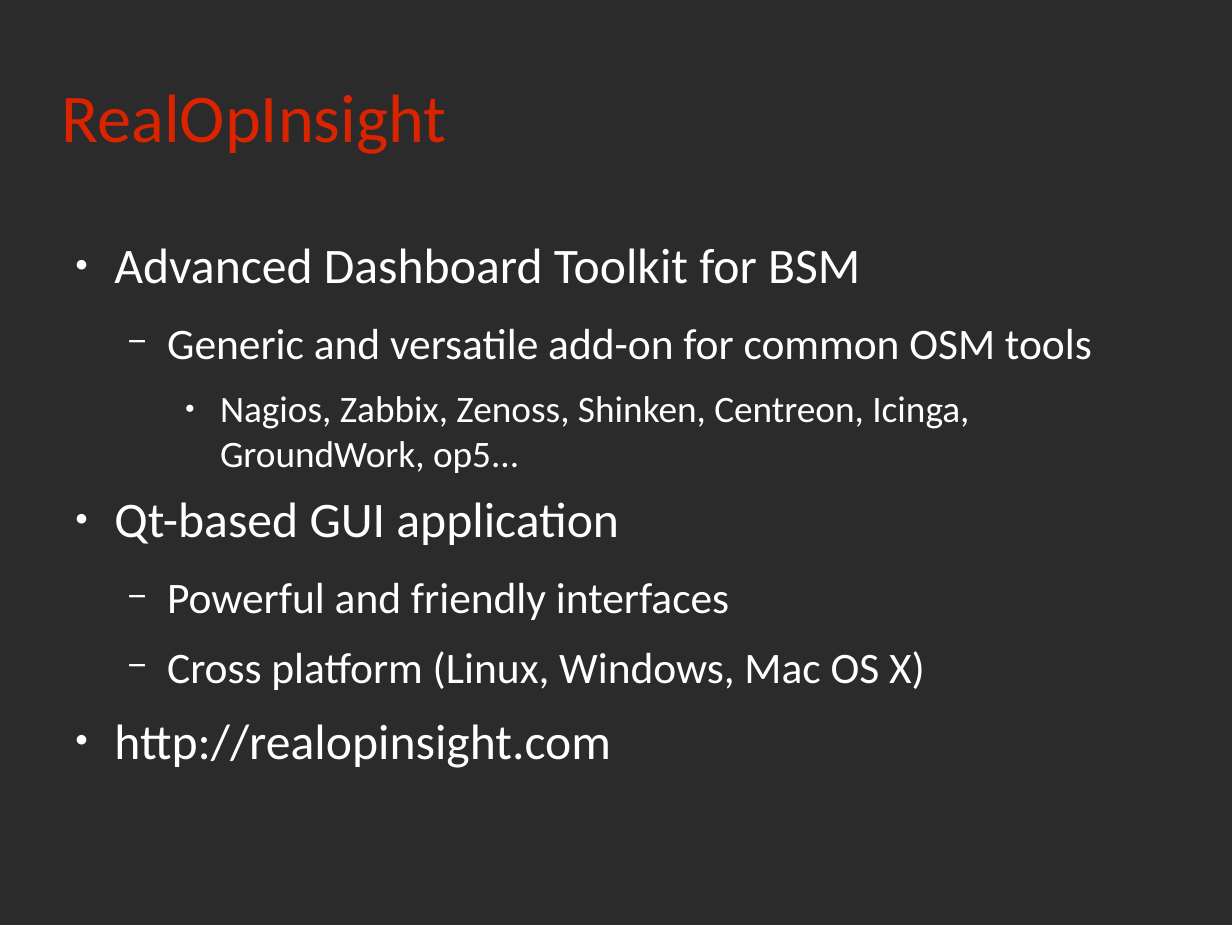
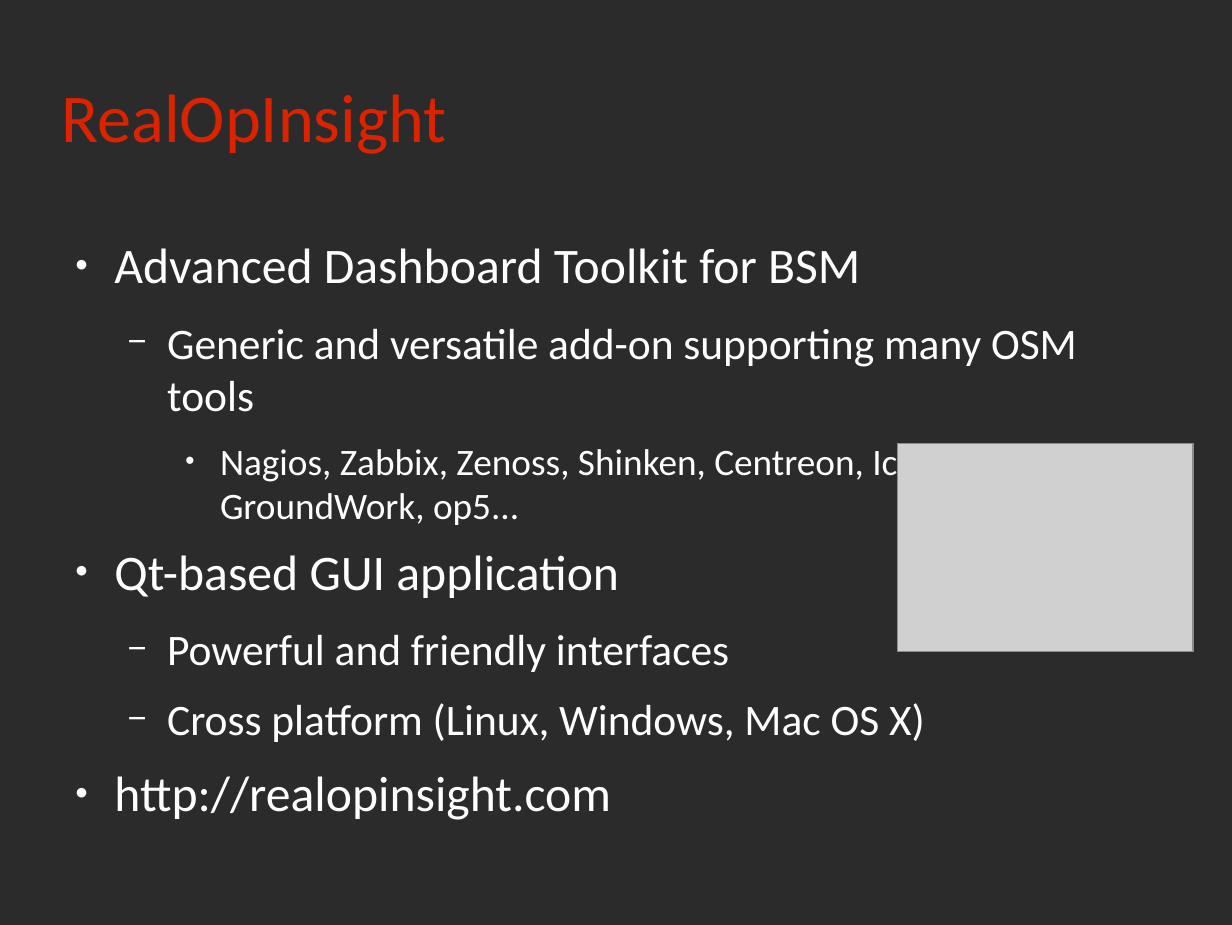
Before and after one commit to rchakode/realopinsight, a slide deck: slide 21 of doc/talks/rmll-2013.odp (slide 20 before the commit). Drawn at 1232x925 pixels with LibreOffice and Linux fonts; fonts in the diff are those of the drawing; grey boxes stand for pictures; background and template pictures are left out; a plain dark background stands for a picture behind light text. Boxes give left, top, right and bottom in pixels: in the first picture for what was removed or moved away, otherwise in the second. Text is boxed around its words. In the diff, an @@ line names an element or a change of style, - is before the commit and + after.

```diff
--- a/doc/talks/rmll-2013.odp
+++ b/doc/talks/rmll-2013.odp
@@ text at <box>167,328,1077,412</box>: text changed @@
-  − Generic and versatile add-on for common OSM tools
+  − Generic and versatile add-on supporting many OSM tools
@@ picture added at <box>898,443,1194,651</box> @@
```
Also in this commit, not shown: 15 other slides changed, 1 slide added.
